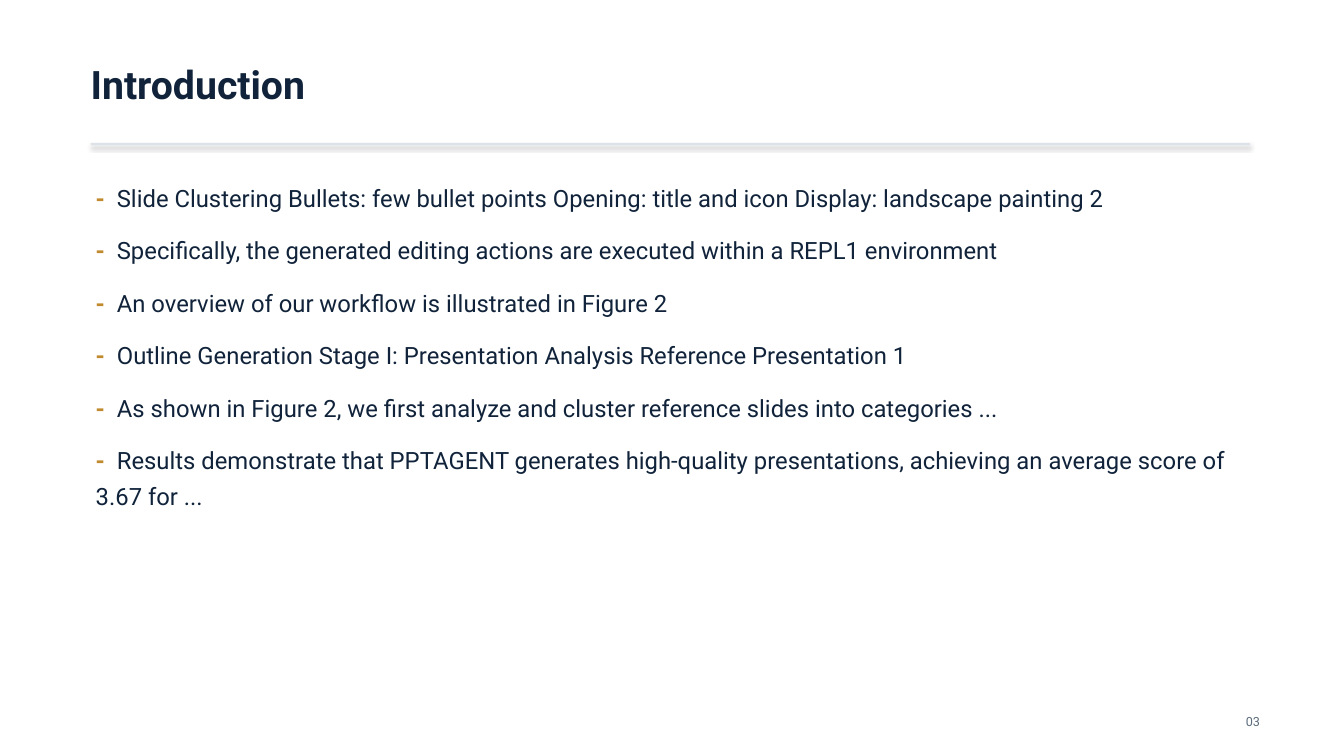
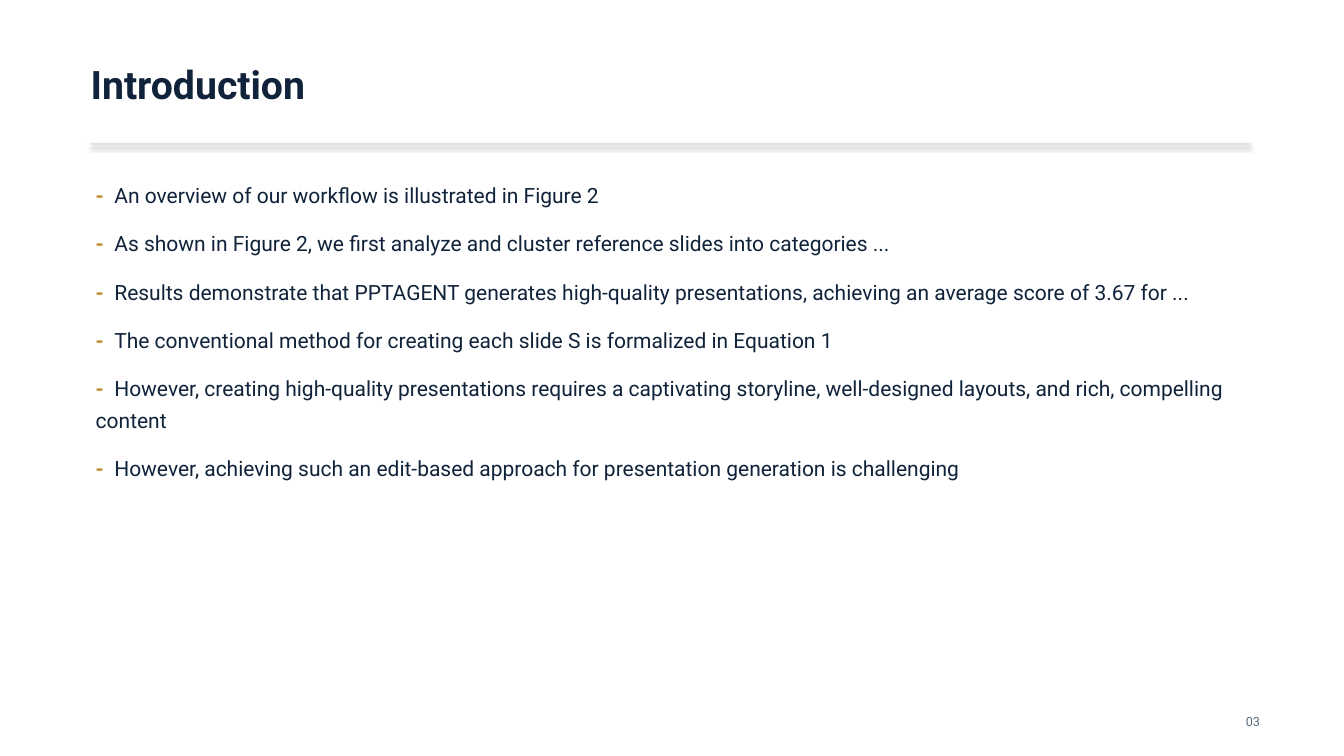
Before and after one commit to Mizuki0215/capstone-ppt-agent, a slide deck: slide 3 of out/PPTAgent_2501.03936.pptx. Drawn at 1344x756 pixels with LibreOffice and Linux fonts; fonts in the diff are those of the drawing. Boxes give left, top, right and bottom in pixels: in the first picture for what was removed or moved away, otherwise in the second. Text is boxed around its words. In the diff, an @@ line names an element or a change of style, - is before the commit and + after.

```diff
--- a/out/PPTAgent_2501.03936.pptx
+++ b/out/PPTAgent_2501.03936.pptx
@@ text at (114, 187, 1167, 305): size 17 to 15 pt in "- An overview of our workflow is ...", "- As shown in Figure 2, we ...", "- Results demonstrate that PPTAGENT generates high-quality ..."; less space between paragraphs @@
@@ text at (117, 189, 1103, 264): paragraphs removed @@
-- Slide Clustering Bullets: few bullet points Opening: title and icon Display: landscape painting 2
-- Specifically, the generated editing actions are executed within a REPL1 environment
@@ text at (96, 332, 1223, 481): paragraphs added @@
+- The conventional method for creating each slide S is formalized in Equation 1
+- However, creating high-quality presentations requires a captivating storyline, well-designed layouts, and rich, compelling content
+- However, achieving such an edit-based approach for presentation generation is challenging
@@ text at (117, 346, 906, 369): paragraph removed @@
-- Outline Generation Stage Ⅰ: Presentation Analysis Reference Presentation 1
```
Also in this commit, not shown: 4 other slides changed, 2 slides added, 2 slides removed, 19 other files.
